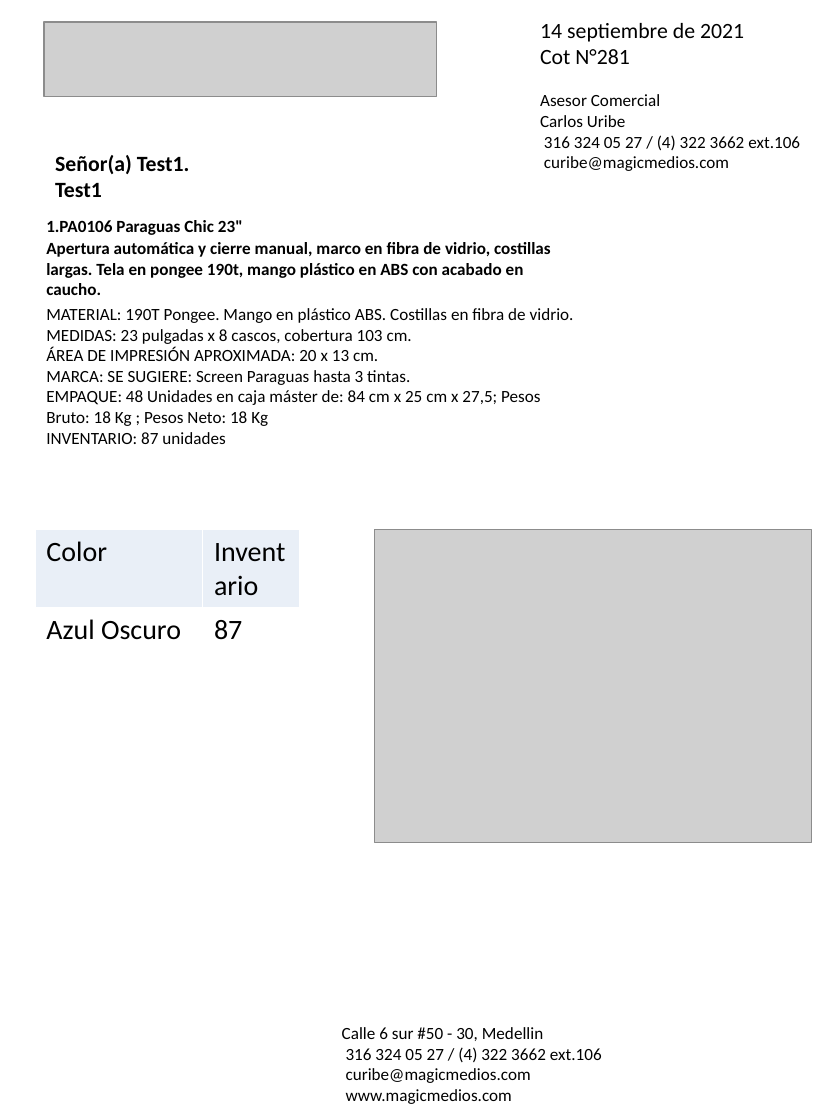
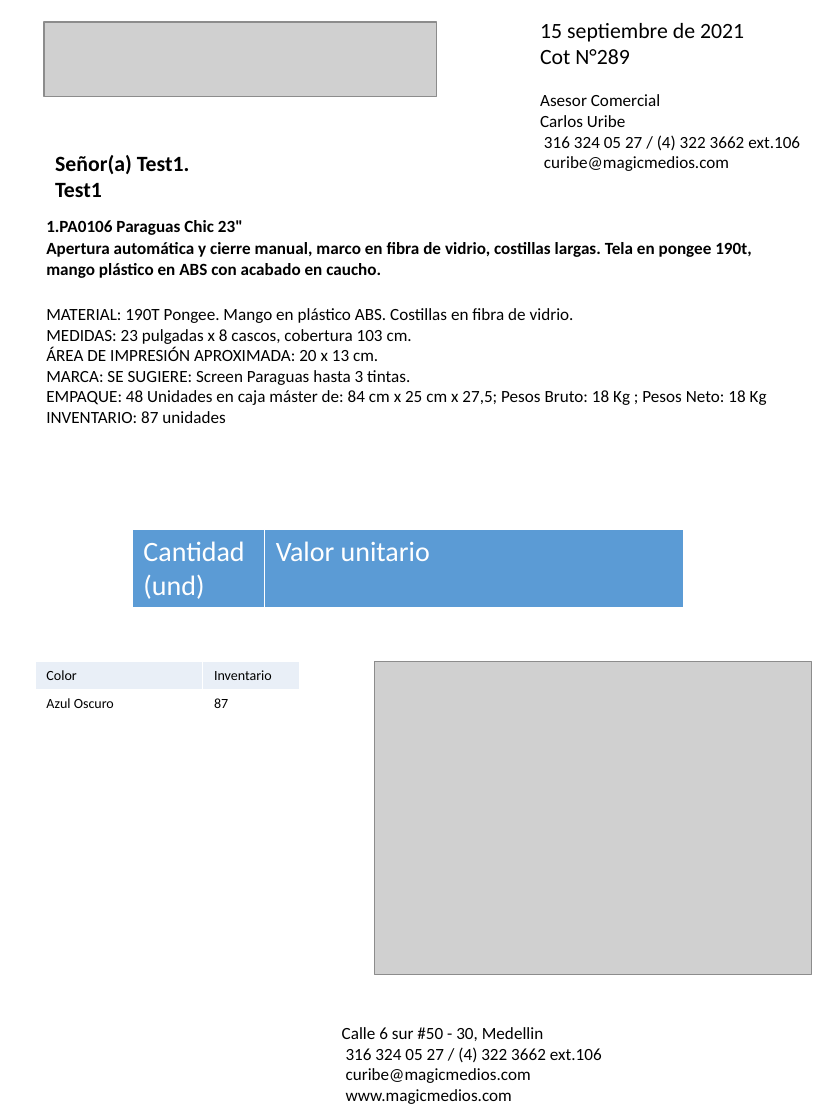
Before and after one commit to felipeospina21/MagicMedios, a slide deck: slide 1 of cotizaciones/cotización_Test1.pptx. Drawn at 840x1120 pixels with LibreOffice and Linux fonts; fonts in the diff are those of the drawing; grey boxes stand for pictures. Boxes give left, top, right and bottom in pixels: in the first picture for what was removed or moved away, otherwise in the second. Text is boxed around its words. In the diff, an @@ line names an element or a change of style, - is before the commit and + after.

Commit message:
add tabla de cantidades

```diff
--- a/cotizaciones/cotización_Test1.pptx
+++ b/cotizaciones/cotización_Test1.pptx
@@ text at <box>540,23,744,64</box>: text changed @@
-14 septiembre de 2021
-Cot N°281
+15 septiembre de 2021
+Cot N°289
@@ text "Apertura automática y cierre manual, ..." rewrapped from <box>46,242,551,295</box> to <box>46,242,751,278</box> @@
@@ text "MATERIAL: 190T Pongee. Mango en ..." rewrapped from <box>46,308,574,444</box> to <box>46,308,767,423</box> @@
@@ table added at <box>132,529,683,603</box>, 3 rows, 2 columns @@
+Cantidad (und) | Valor unitario
+ | 
+ | 
@@ table at <box>35,662,300,712</box> @@
@@ size 18 to 9 pt @@
@@ table: place and size @@
-table at <box>35,529,300,644</box>
+table at <box>35,662,300,712</box>
@@ picture: place and size @@
-picture at <box>375,529,812,842</box>
+picture at <box>375,662,812,976</box>
```
Also in this commit, not shown: 7 other files.
